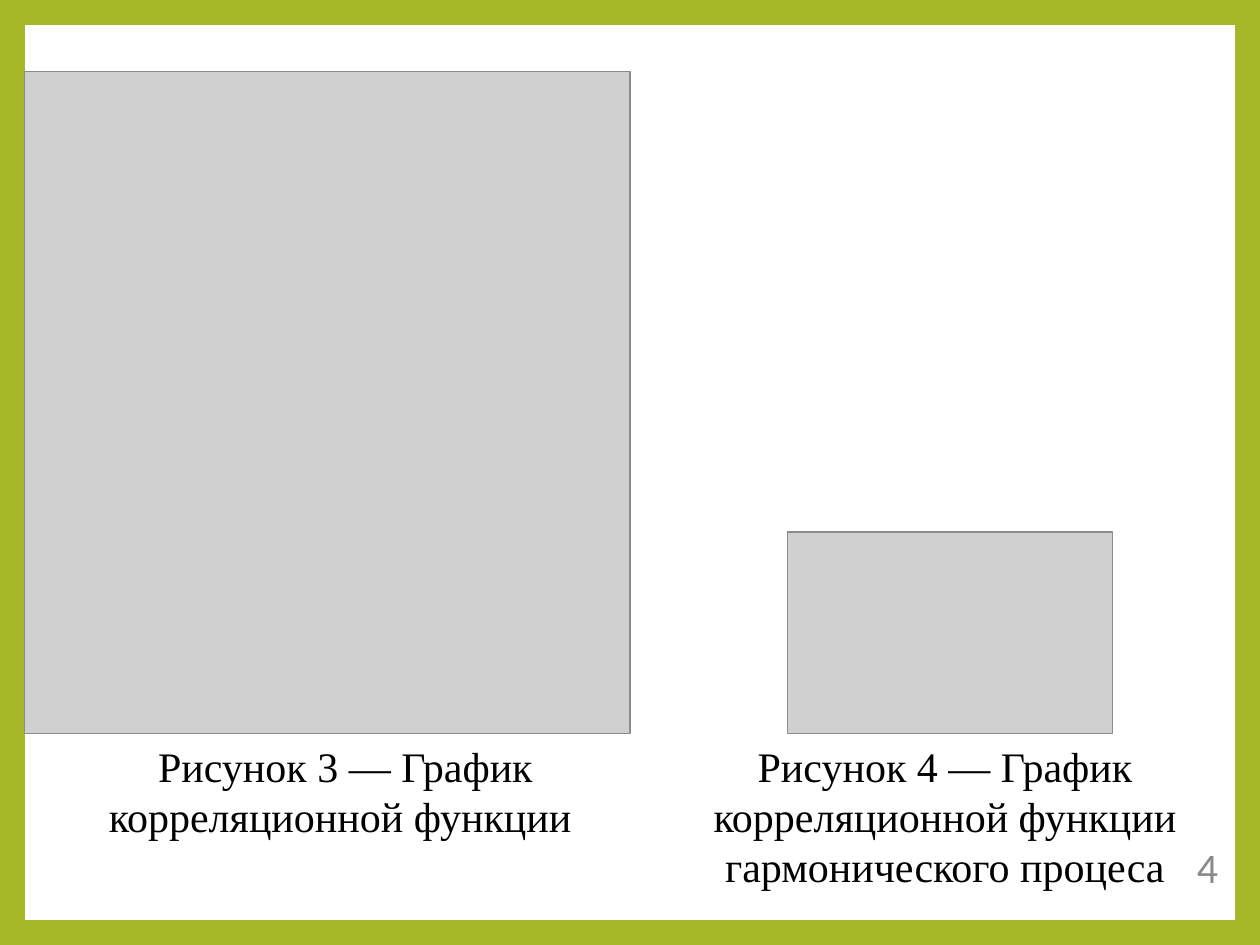
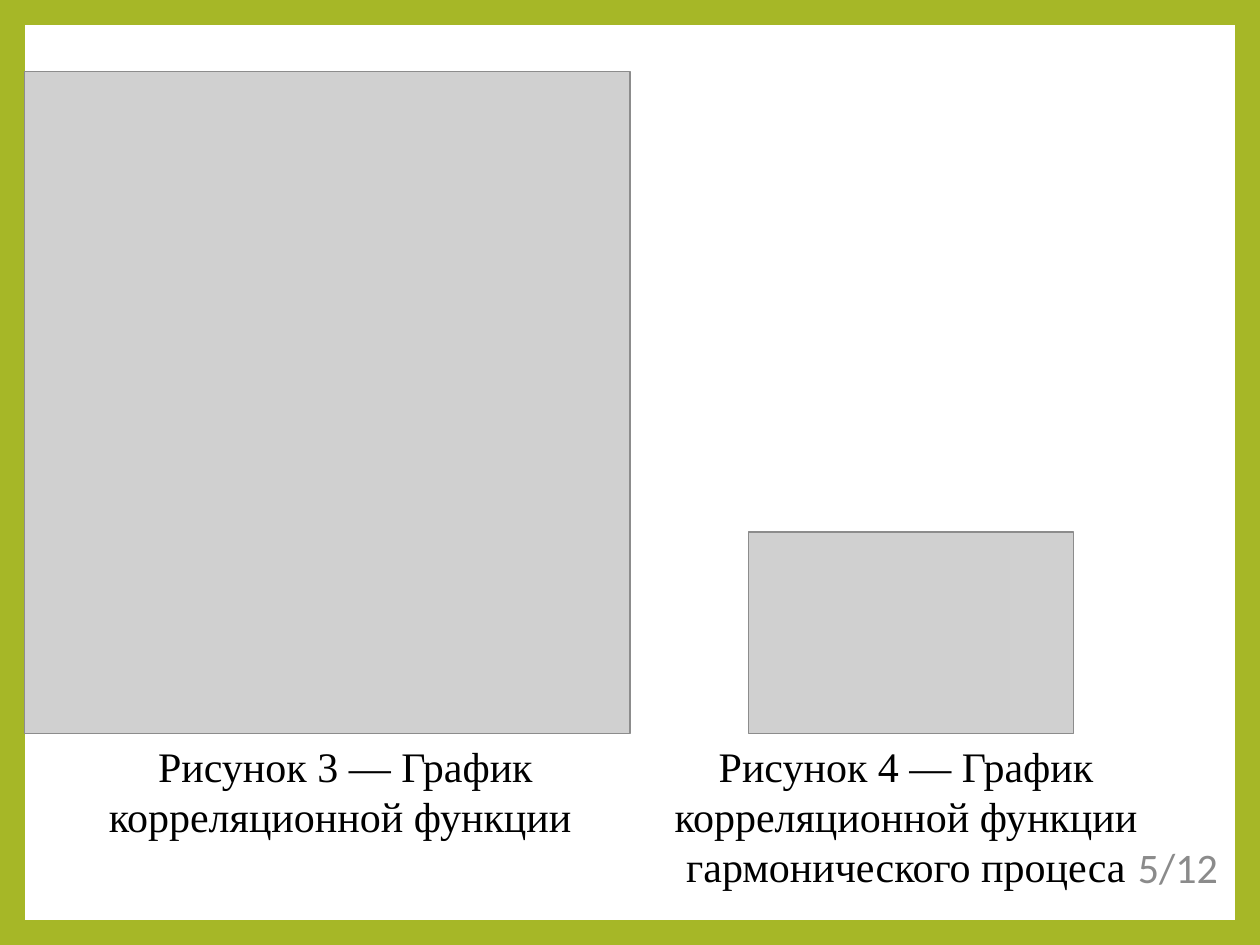
Before and after one commit to Ivan456/diplom, a slide deck: slide 5 of Ivan Vodich.ppt (slide 4 before the commit). Drawn at 1260x945 pixels with LibreOffice and Linux fonts; fonts in the diff are those of the drawing; grey boxes stand for pictures. Boxes give left, top, right and bottom in pixels: in the first picture for what was removed or moved away, otherwise in the second. Text is boxed around its words. In the diff, an @@ line names an element or a change of style, - is before the commit and + after.

```diff
--- a/Ivan Vodich.ppt
+++ b/Ivan Vodich.ppt
@@ picture: place and size @@
-picture at [788,532,1113,733]
+picture at [748,532,1074,733]
@@ text "Рисунок 4 ― График корреляционной ...": place and size @@
-text "Рисунок 4 ― График корреляционной ..." at [714,753,1177,891]
+text "Рисунок 4 ― График корреляционной ..." at [675,753,1138,891]
@@ text at [1138,854,1218,885]: text changed @@
-4
+5/12
```
Also in this commit, not shown: 9 other slides changed, 1 slide added, 2 other files.
